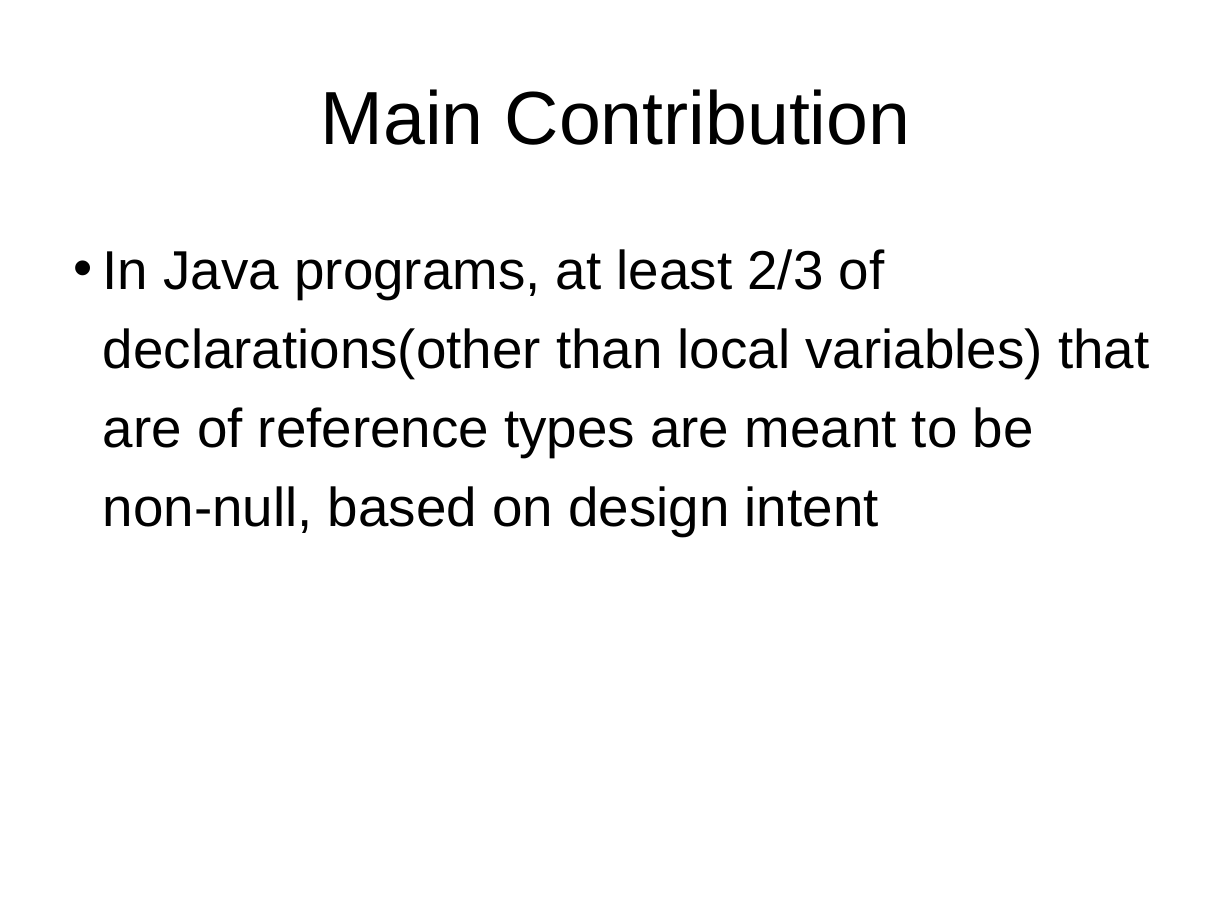
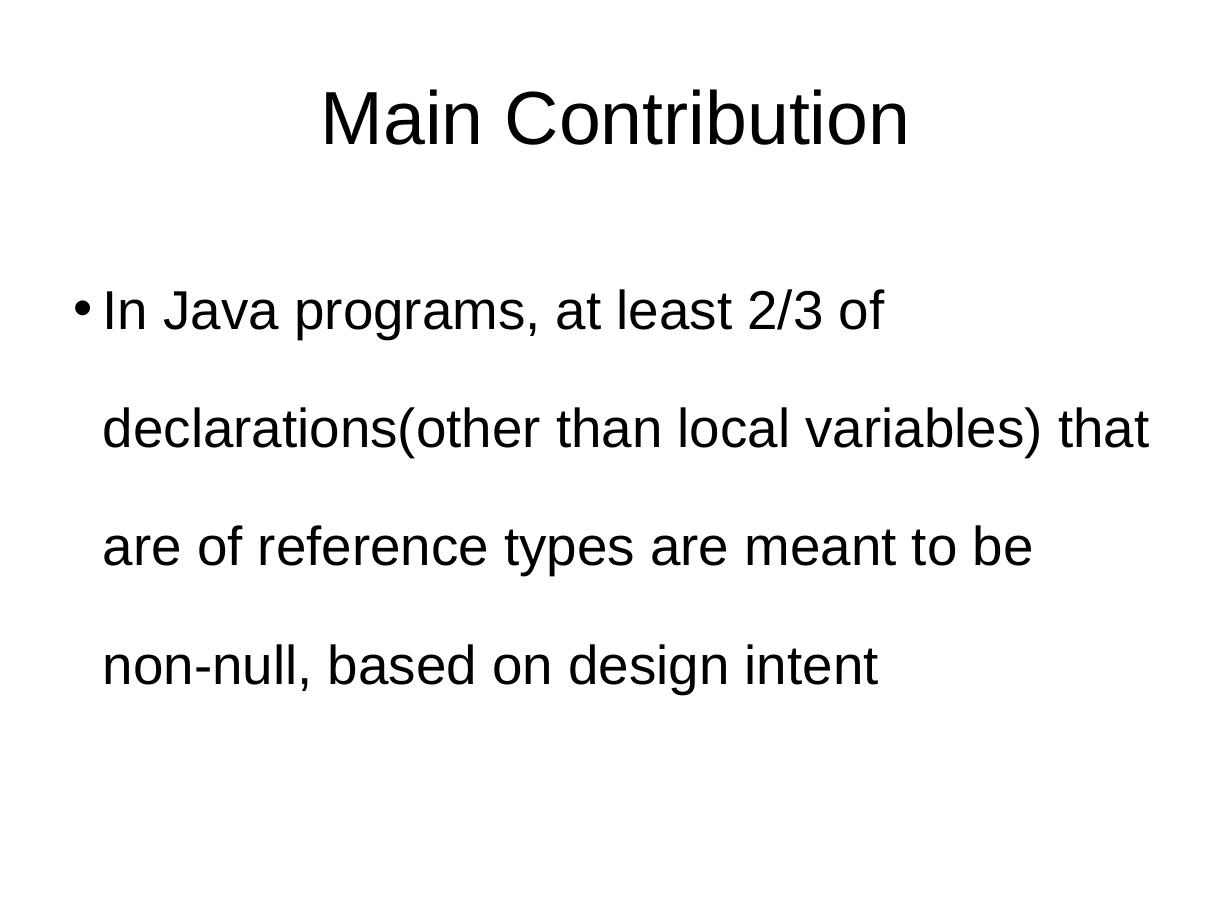
Before and after one commit to xiaohe27/Papers4Courses, a slide deck: slide 3 of CS527/Presentation/Non-Null-By-Default.ppt. Drawn at 1232x924 pixels with LibreOffice and Linux fonts; fonts in the diff are those of the drawing. Boxes give left, top, right and bottom in pixels: in the first picture for what was removed or moved away, otherwise in the second. Text is boxed around its words. In the diff, an @@ line names an element or a change of style, - is before the commit and + after.

```diff
--- a/CS527/Presentation/Non-Null-By-Default.ppt
+++ b/CS527/Presentation/Non-Null-By-Default.ppt
@@ text "In Java programs, at least ..." at (103, 289, 1149, 694): line spacing 1.2 to 1.8 @@
```
Also in this commit, not shown: 8 slides added, 8 other files.
